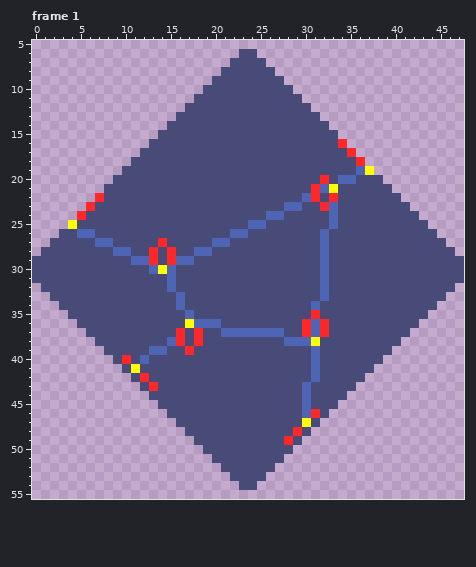
One commit to this pixel-art file: resources/asesprite/blocks/Block_Water.aseprite. Above: the version before the commit.
48x72 pixels, 6 frames. Shown: frame 1: x 0..47, y 5..55. The commit also changed other frames, which this record leaves out.
After:
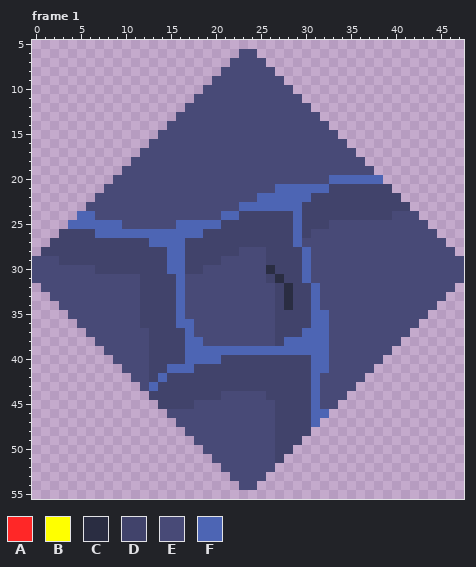
Palette (. is transparent): A #ff2727  B #ffff00  C #2a2d42  D #41436b  E #484a77  F #4d65b4
Diff:
layer "red circles" now hidden
layer "connects" added
layer "shadow" added
layer "Layer 6" added
layer "Layer 5" added
layer "Layer 7" added
layer "Layer 8" added
layer "yellow dots" now hidden
layer "connections" removed
Changed rows in their new state; - is an unchanged pixel.
Frame 1:
first column x 1:
16 ---------------------------------E-------
17 ----------------------------------E------
18 -----------------------------------E-----
19 -----------------------------------EE----
20 -------------------------------EF--FFF---
21 --------------------------FFFFF-DDDDDDD--
22 ------E-----------------FFFFF-DDDDDDDDDD-
23 -----E----------------FFFFF--DDDDDDDDDDDD
24 ----FF--------------FFDDDDDDFDDDDDDDDDD--
25 ---FFFFFF------FFFFFDDDDDDDDFDDDE--------
26 --DDDDFFFFFFFFFFFFDDDDDDDDDDFD-E---------
27 -DDDDDDDDDDDFFFFDDDDDDDDDDDDF--E---------
28 DDDDDDDDDDDDDDFFDDDDDD---DDDDF-E---------
29 --DDDDDDDDDDDDF-DDDD-----DDDDF-E---------
30 ------DDDDDDDD-FDD-------CDDDF-E---------
31 -----------DDDDF---------DCDDF-E---------
32 -----------DDDDF----------DCDDFE---------
33 -----------DDDD-----------DCDDFE---------
34 -----------DDDD-----------DCDD-----------
35 -----------DDDDFE---------DDDDFF---------
36 -----------DDDDFFEEE------DDDD-F---------
37 ------------DDDDFE--EEEEEEDDDF-F---------
38 ------------DDDDFF--------D---FF---------
39 ------------DDDDFFFFFFFFFFFFFF-F---------
40 ---------E-EDDDDFFFFDDDDDDDDDD-F---------
41 ----------E-DDFFFDDDDDDDDDDDDD-F---------
42 -----------EDFDDDDDDDDDDDDDDDD-----------
43 ------------FDDDDDDDDDDDDDDDDDF----------
44 ------------DDDDDDDD-----DDDDDF----------
45 -------------DDDD---------DDDDF----------
46 --------------------------DDDDFF---------
47 --------------------------DDDDF----------
48 --------------------------DDDD-----------
49 --------------------------DDD------------
50 --------------------------DD-------------
51 --------------------------D--------------
Boxes around the changes in both pictures, in picture pixels (x1, y1, x2, y2):
changed: (41, 139, 410, 463)
